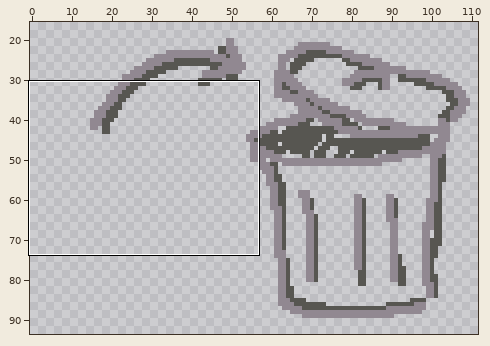
Edited in one commit: pixel-art file (lockdeck/assets/hand/discard.aseprite). Above: a wide view before the commit, with the close-up outlined.
Close-up. Old version:
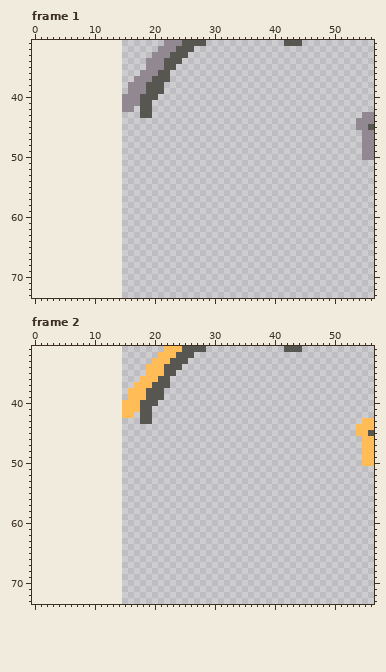
97x83 pixels, 2 frames. Shown: frame 1: x 0..56, y 31..73; frame 2: x 0..56, y 31..73. The old version is drawn lined up with the new one, on the new canvas. The wide view leaves out empty margins.
The same view after the edit:
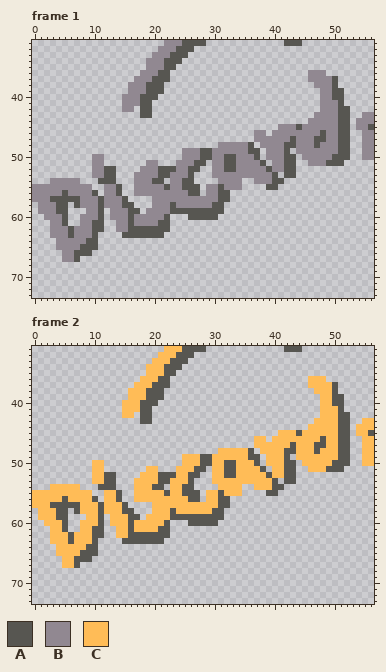
Palette (. is transparent): A #575651  B #918891  C #ffbc57
The exact change:
canvas 97x83 -> 112x96, the old top-left corner now at 15,7
Changed rows in their new state; - is an unchanged pixel.
Frame 1:
first column x 0:
36 ----------------------------------------------BBB----
37 ----------------------------------------------BBBBA--
38 -----------------------------------------------BBBA--
39 ------------------------------------------------BBAA-
40 ------------------------------------------------BBAA-
41 ------------------------------------------------BBBA-
42 ------------------------------------------------BBBAA
43 -----------------------------------------------BBBBAA
44 ----------------------------------------------BBBBBAA
45 -----------------------------------------BBBABBBBBBAA
46 -------------------------------------BB-BBBBBBBBABBAA
47 -------------------------------------BBBBBBABBBAABBAA
48 -------------------------------BBBBBA-BBBBAABBBABBBAA
49 -------------------------BBBAABBBBBBAA-BBBA-BBBBBBBAA
50 ----------BB-------------BBBAABBAABBBA-BBBAA-BBBBBAAA
51 ----------BB-------BB---BBBAA-BBAABBBBA-BBAA--BBBAAA-
52 ----------BBAA----BBBAAABBAA--BBAABBBBBABBAA---------
53 ----------BBAA---BBBBAABBBA---BBBBBBBBBBA-AA---------
54 ---BBBBB---AAA---BBBAA-BBAA----BBBB--BBBAA-----------
55 BBBBBBBBBB--BBA--BBBBBABBAAA-BBABBB----AA------------
56 BBBBBABBBBA-BBA--BBBBBBBBBAA-BBAA--------------------
57 BBBAAAAABBBABBBA----BBBBBBBBBBBAA--------------------
58 -BBBAA-ABBBABBBAA---BBBABBBBBBAA---------------------
59 -BBBAA---BBA-BBBAA-BBBBAAAAAAAAA---------------------
60 --BBBA--BBBA-BBBABBBBBA---AAAAA----------------------
61 ---BBA--BBAA--BBABBBBAA------------------------------
62 ---BBBABBBAA--BBAAAAAAA------------------------------
63 ---BBBABBBA----AAAAAAA-------------------------------
64 ----BBBBBAA------------------------------------------
65 ----BBBBAAA------------------------------------------
66 -----BBAAA-------------------------------------------
67 -----BBA---------------------------------------------
Frame 2:
first column x 0:
36 ----------------------------------------------CCC----
37 ----------------------------------------------CCCCA--
38 -----------------------------------------------CCCA--
39 ------------------------------------------------CCAA-
40 ------------------------------------------------CCAA-
41 ------------------------------------------------CCCA-
42 ------------------------------------------------CCCAA
43 -----------------------------------------------CCCCAA
44 ----------------------------------------------CCCCCAA
45 -----------------------------------------CCCACCCCCCAA
46 -------------------------------------CC-CCCCCCCCACCAA
47 -------------------------------------CCCCCCACCCAACCAA
48 -------------------------------CCCCCA-CCCCAACCCACCCAA
49 -------------------------CCCAACCCCCCAA-CCCA-CCCCCCCAA
50 ----------CC-------------CCCAACCAACCCA-CCCAA-CCCCCAAA
51 ----------CC-------CC---CCCAA-CCAACCCCA-CCAA--CCCAAA-
52 ----------CCAA----CCCAAACCAA--CCAACCCCCACCAA---------
53 ----------CCAA---CCCCAACCCA---CCCCCCCCCCA-AA---------
54 ---CCCCC---AAA---CCCAA-CCAA----CCCC--CCCAA-----------
55 CCCCCCCCCC--CCA--CCCCCACCAAA-CCACCC----AA------------
56 CCCCCACCCCA-CCA--CCCCCCCCCAA-CCAA--------------------
57 CCCAAAAACCCACCCA----CCCCCCCCCCCAA--------------------
58 -CCCAA-ACCCACCCAA---CCCACCCCCCAA---------------------
59 -CCCAA---CCA-CCCAA-CCCCAAAAAAAAA---------------------
60 --CCCA--CCCA-CCCACCCCCA---AAAAA----------------------
61 ---CCA--CCAA--CCACCCCAA------------------------------
62 ---CCCACCCAA--CCAAAAAAA------------------------------
63 ---CCCACCCA----AAAAAAA-------------------------------
64 ----CCCCCAA------------------------------------------
65 ----CCCCAAA------------------------------------------
66 -----CCAAA-------------------------------------------
67 -----CCA---------------------------------------------
